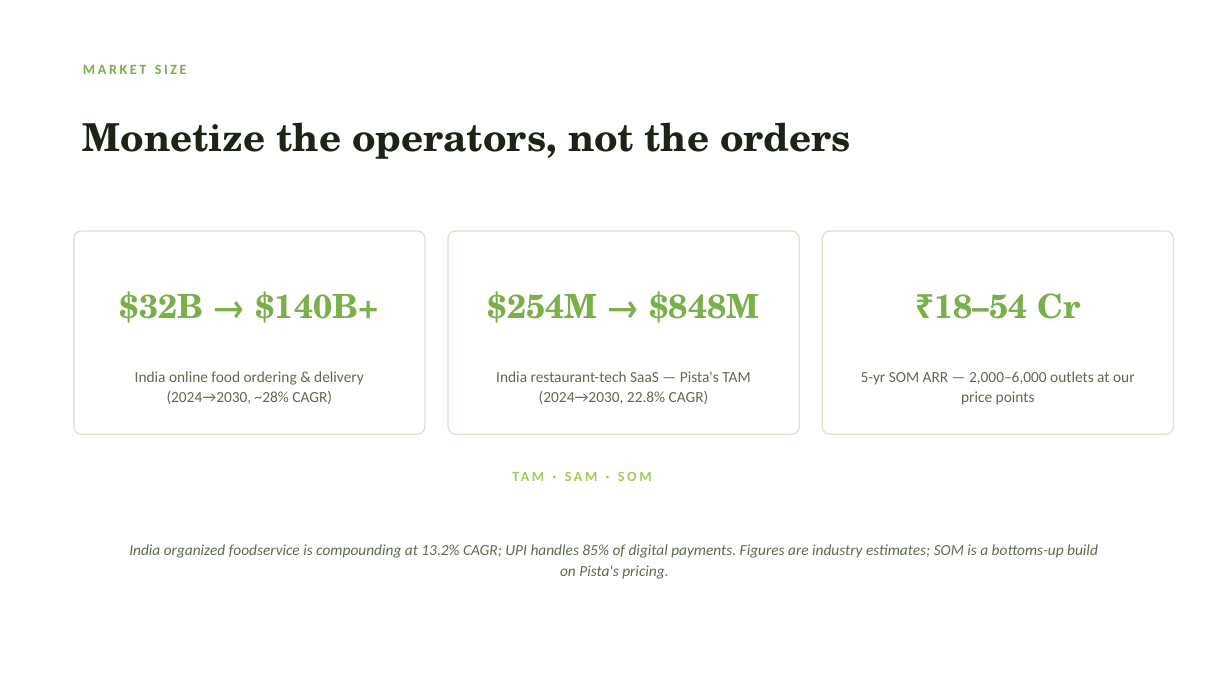
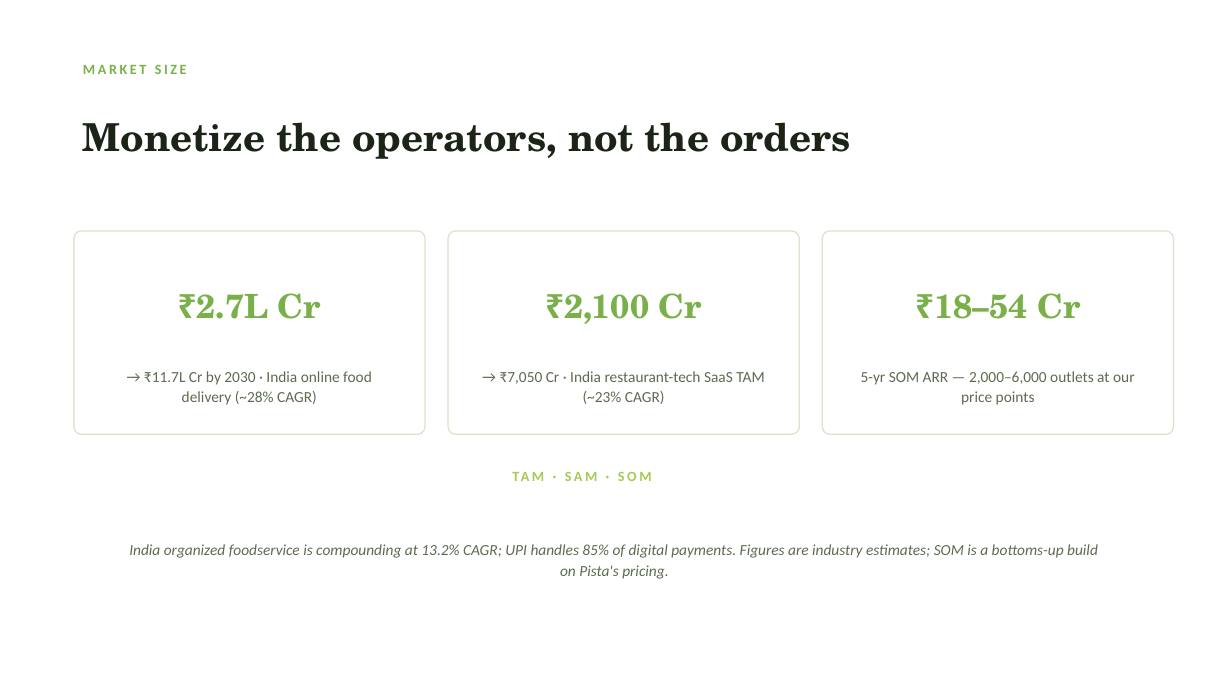
Before and after one commit to maple-studios-co-in/Shoku, a slide deck: slide 8 of public/pitch-deck.pptx. Drawn at 1232x693 pixels with LibreOffice and Linux fonts; fonts in the diff are those of the drawing. Boxes give left, top, right and bottom in pixels: in the first picture for what was removed or moved away, otherwise in the second. Text is boxed around its words. In the diff, an @@ line names an element or a change of style, - is before the commit and + after.

Commit message:
pitch updated

```diff
--- a/public/pitch-deck.pptx
+++ b/public/pitch-deck.pptx
@@ text at bbox=[197, 293, 321, 319]: text changed @@
-$32B → $140B+
+₹2.7L Cr
@@ text at bbox=[564, 293, 702, 324]: text changed @@
-$254M → $848M
+₹2,100 Cr
@@ text at bbox=[144, 371, 372, 405]: text changed @@
-India online food ordering & delivery (2024→2030, ~28% CAGR)
+→ ₹11.7L Cr by 2030 · India online food delivery (~28% CAGR)
@@ text at bbox=[500, 371, 764, 404]: text changed @@
-India restaurant-tech SaaS — Pista's TAM (2024→2030, 22.8% CAGR)
+→ ₹7,050 Cr · India restaurant-tech SaaS TAM (~23% CAGR)
```
Also in this commit, not shown: 1 other slide changed, 1 slide added, 2 other files.
